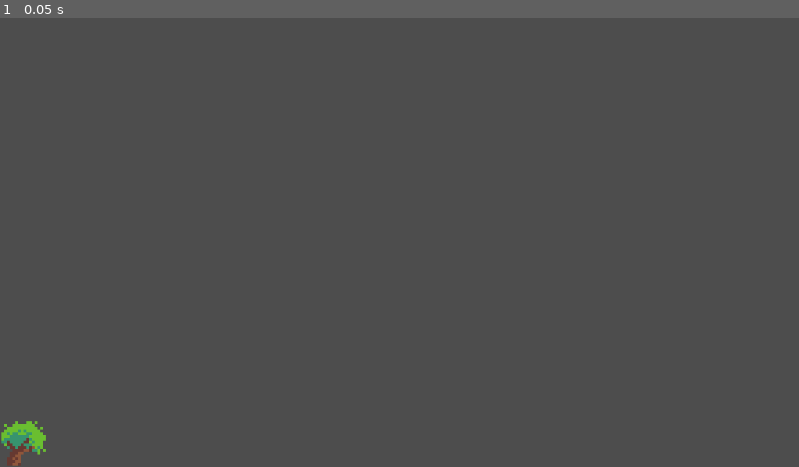
Above: before the commit, frame 1.
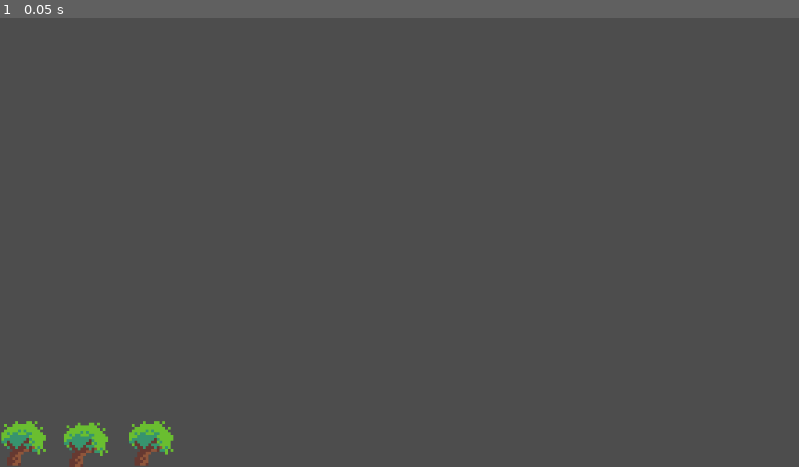
Above: after the commit, the same moment.

Repository: Powerboy2015/frontend-dev-sim
Game: Godot game, scene res://Scenes/mainScene.tscn
Two runs of this game, one before a commit and one after it. Both use one fixed random seed, a clock stepped at 60 frames per second and the inputs below.
Inputs:
- Up to frame 1 (0.05 s): no input

The runs differ from the first frame. In frame 1, 0.7% of the frame differs, in the area x 8-22%, y 89-100%.

Commit message:
testing Pull requests
added some trees for our base game. Can be removed when startin out

Diff:
--- a/Scenes/mainScene.tscn
+++ b/Scenes/mainScene.tscn
@@ -5,5 +5,16 @@
 [node name="Node2D" type="Node2D"]
 
 [node name="Sprite2D" type="Sprite2D" parent="."]
+texture_filter = 1
 position = Vector2(34, 614)
 texture = ExtResource("1_2c717")
+
+[node name="Sprite2D2" type="Sprite2D" parent="."]
+texture_filter = 1
+position = Vector2(124, 616)
+texture = ExtResource("1_2c717")
+
+[node name="Sprite2D3" type="Sprite2D" parent="."]
+texture_filter = 1
+position = Vector2(218, 614)
+texture = ExtResource("1_2c717")
